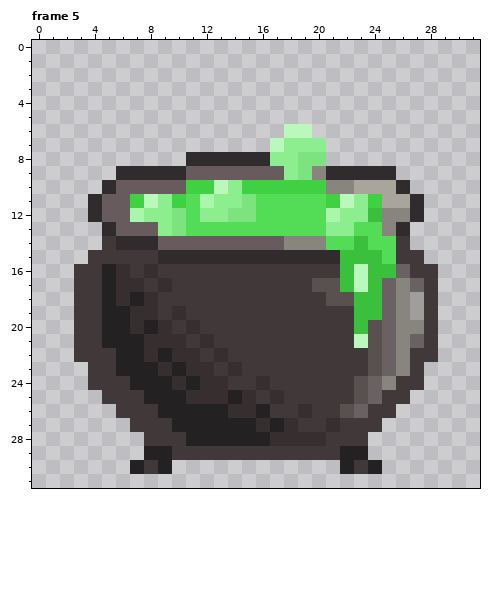
File history of a pixel-art file, Assets/GameResources/Maps/Buildings/pot.aseprite. The picture above is the old version.
32x32 pixels, 5 frames. Shown: frame 5. The commit also changed other frames, which this record leaves out.
After:
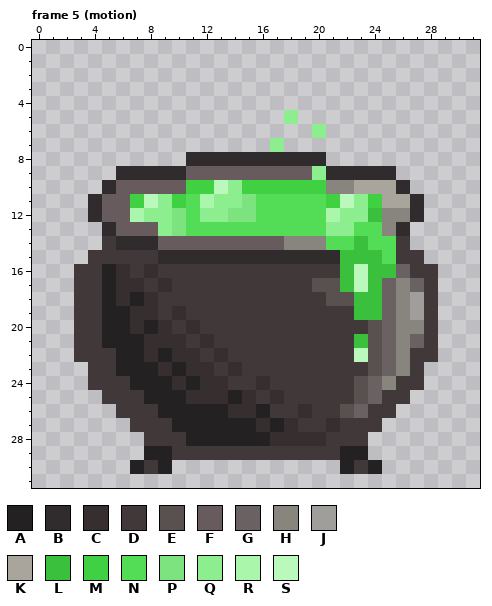
Palette (. is transparent): A #232122  B #302c2e  C #372e2f  D #413839  E #59514f  F #675b5d  G #6a6162  H #88857e  J #a09e9a  K #a9a59c  L #3ac03d  M #3fd142  N #53dd56  P #7ce37f  Q #8cee8e  R #aaf7ac  S #bbf8bc
Diff:
Frame 5 (motion), layer "Layer 2":
Colour P becomes colour B in row 8 at x 19 to 20.
Colour Q becomes colour B in row 8 at x 17 to 18.
Colour L becomes colour D in row 20 at x 23.
Colour P becomes colour F in row 9 at x 19.
Colour Q becomes colour F in row 9 at x 18.
Colour S becomes colour L in row 21 at x 23.
The author put colour Q in row 5 at x 18; in row 6 at x 20.
Colour H becomes colour Q in row 9 at x 20.
Colour S becomes colour Q in row 7 at x 17.
Colour D becomes colour S in row 22 at x 23.
The author cleared colour Q in row 7 at x 18 to 20.
The author cleared colour S in row 6 at x 18 to 19.
Where, in picture pixels (left, top, right, bottom), the same in both pictures:
changed: (270, 110, 326, 180)
changed: (354, 320, 368, 362)
